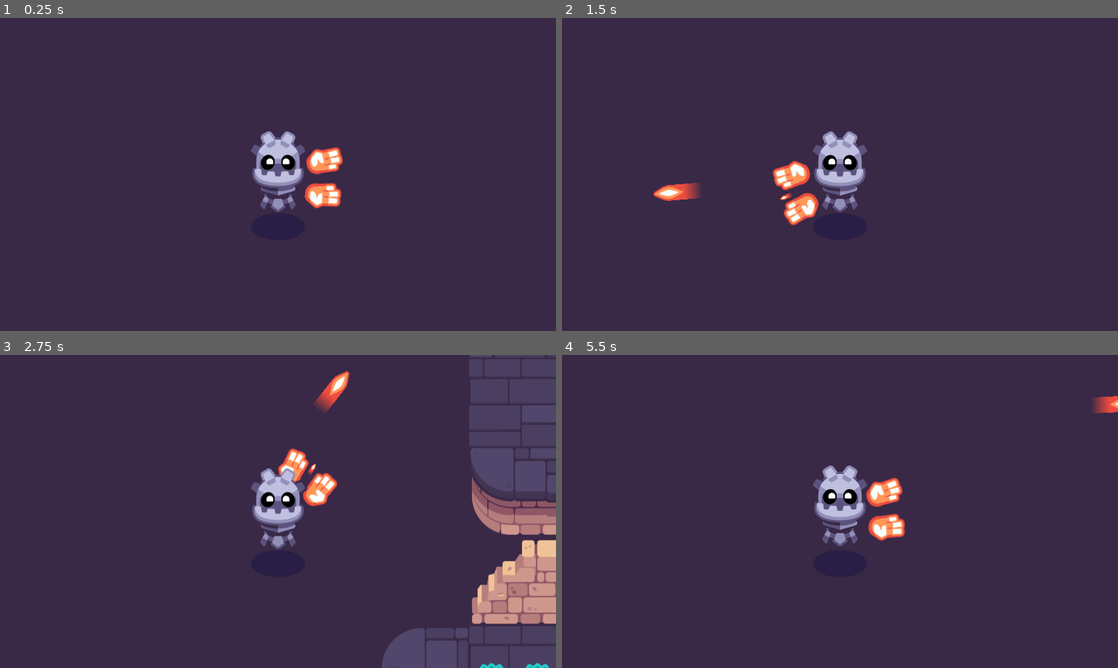
Above: before the commit, frames 1-4 (two rows, left to right).
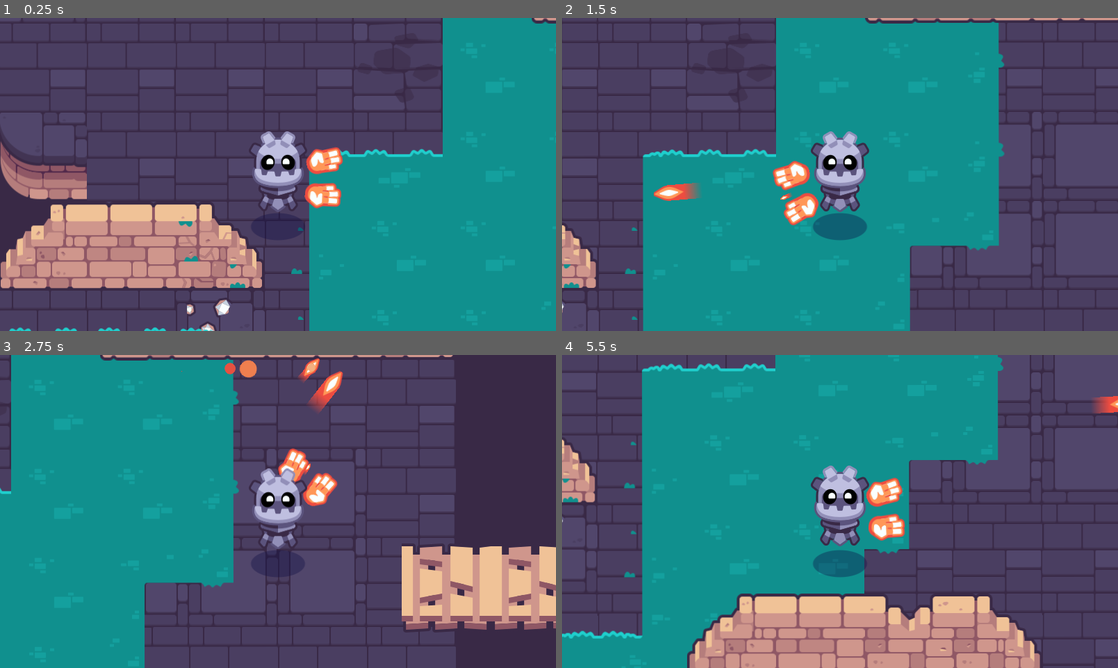
Above: after the commit, the same moments.

Repository: peeryo/2d-GameDev-course
Game: Godot game, scene res://start.tscn
Two runs of this game, one before a commit and one after it. Both use one fixed random seed, a clock stepped at 60 frames per second and the inputs below. This scene is started directly instead of the project's main scene. Sound files missing from this copy of the repository are replaced by a short silence.
Inputs (mouse positions are in pixels of both pictures, inside the frame that each line leads up to):
- Up to frame 1 (0.25 s): no input
- Up to frame 2 (1.5 s): tap Enter at 0.5 s; move the mouse to (962, 158) at 0.52 s; hold D (move_right) 0.53-1.25 s; hold Mouse wheel down (cycle_weapon_down) 0.53-1.25 s; click (962, 158) at 0.67 s; drag from (728, 190) to (812, 237) at 1.27 s
- Up to frame 3 (2.75 s): move the mouse to (333, 442) at 2.02 s; press the mouse at (333, 442) at 2.03 s; hold D (move_right) from 2.03 s (still down)
- Up to frame 4 (5.5 s): release D (move_right) at 2.75 s; release the mouse at (895, 442) at 2.75 s; drag from (812, 574) to (884, 455) at 2.77 s; move the mouse to (1006, 558) at 3.52 s; hold A (move_left) 3.53-4.25 s; hold Mouse wheel up (cycle_weapon_up) 3.53-4.25 s; drag from (673, 464) to (840, 539) at 4.27 s; move the mouse to (867, 511) at 5.02 s; hold S (move_down) from 5.03 s (still down); hold Mouse wheel down (cycle_weapon_down) from 5.03 s (still down); click (867, 511) at 5.17 s

The runs differ from the first frame. In frame 1, 84% of the frame differs, in the area x 0-100%, y 0-100%; in frame 2, 87%; in frame 3, 83%; in frame 4, 89%.

Commit message:
Added bridges and invisible walls

Diff:
--- a/02.getting-to-know-godot/start.tscn
+++ b/02.getting-to-know-godot/start.tscn
@@ -15,20 +15,21 @@
 tile_set = ExtResource("2_vnf5n")
 format = 2
 layer_0/name = "Bridges"
+layer_0/tile_data = PackedInt32Array(327687, 65536, 1, 327688, 0, 1, 327689, 0, 1, 327690, 0, 1, 327691, 0, 0, 327692, 65536, 1, 327693, 0, 1, 327694, 0, 1, 327695, 0, 1, 327696, 0, 1, 327697, 0, 1, 327698, 0, 1, 327699, 0, 1, 327700, 0, 1, 327701, 0, 1, 327702, 0, 0, 393238, 262144, 1, 131094, 196608, 1, 196630, 196608, 1, 262166, 262144, 1, 720910, 131072, 1, 720909, 0, 1, 720908, 0, 1, 720907, 65536, 1, 655371, 262144, 1, 589835, 196608, 1, 524299, 196608, 1, 458763, 196608, 1, 393227, 196608, 1, 65558, 327680, 1)
 metadata/_edit_lock_ = true
 
 [node name="InvisibleWalls" type="TileMap" parent="."]
-visible = false
 tile_set = ExtResource("3")
 format = 2
 layer_0/name = "Invisible walls"
+layer_0/tile_data = PackedInt32Array(262152, 0, 0, 262153, 0, 0, 262154, 0, 0, 262155, 0, 0, 262156, 0, 0, 262157, 0, 0, 262158, 0, 0, 262159, 0, 0, 262160, 0, 0, 262161, 0, 0, 262162, 0, 0, 262163, 0, 0, 262164, 0, 0, 262165, 0, 0, 196629, 0, 0, 393225, 0, 0, 393226, 0, 0, 458762, 0, 0, 524298, 0, 0, 589834, 0, 0, 655370, 0, 0, 720906, 0, 0, 786442, 0, 0, 786443, 0, 0, 786444, 0, 0, 786445, 0, 0, 196631, 0, 0, 262167, 0, 0, 327703, 0, 0)
 metadata/_edit_lock_ = true
 
 [node name="RoomA" parent="." instance=ExtResource("4_5ugw3")]
-position = Vector2(-1152, -256)
+position = Vector2(-434.887, 122.611)
 
 [node name="Player" parent="RoomA" instance=ExtResource("5_0nmn0")]
-position = Vector2(-758.589, 513.131)
+position = Vector2(511.413, 512.586)
 rotation = 0.00114604
 
 [node name="RoomB" parent="." instance=ExtResource("6_wfrr5")]
Not shown, changed: 02.getting-to-know-godot/godot_tours.log
Not shown, added: 02.getting-to-know-godot/godot_tours.log-ioDlnS
Not shown, removed: 02.getting-to-know-godot/godot_tours.log-wQDPsJ
